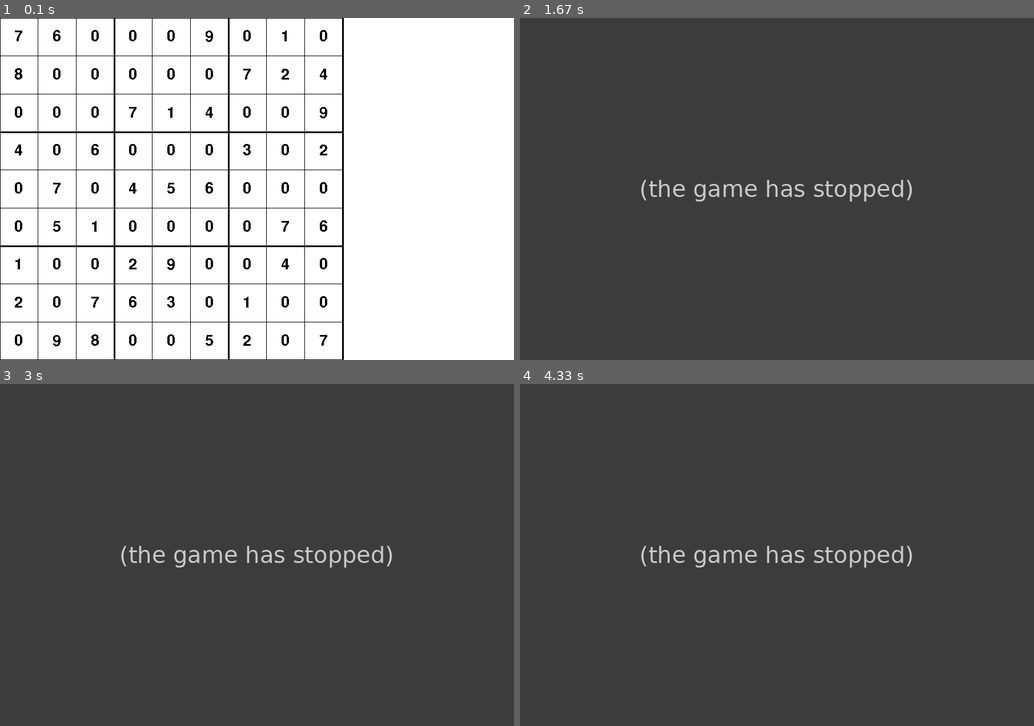
Above: before the commit, frames 1-4 (two rows, left to right).
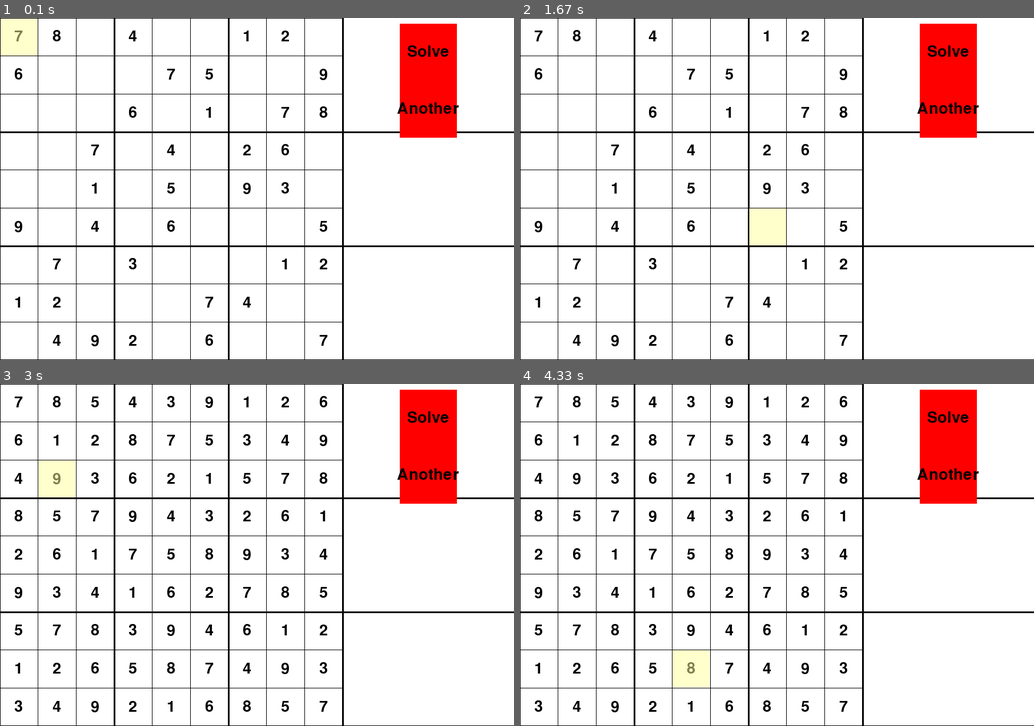
Above: after the commit, the same moments.

Repository: TedGraveson/Suduko
Game: pygame game, started from SudukoGUI.py
Two runs of this game, one before a commit and one after it. Both use one fixed random seed, a clock stepped at 60 frames per second and the inputs below.
Inputs (mouse positions are in pixels of both pictures, inside the frame that each line leads up to):
- Up to frame 1 (0.1 s): no input
- Up to frame 2 (1.67 s): tap 9 at 0.33 s; click (782, 209) at 0.72 s; tap 1 at 1 s; tap Enter at 1.33 s
- Up to frame 3 (3 s): click (133, 486) at 1.72 s; click "Solve" at 2.05 s; click (185, 483) at 2.38 s; click (61, 479) at 2.72 s
- Up to frame 4 (4.33 s): click (607, 589) at 3.05 s; click (627, 490) at 3.38 s; click (653, 616) at 3.72 s; click (699, 654) at 4.05 s

The runs differ from the first frame. In frame 1, 6.9% of the frame differs, in the area x 0-100%, y 0-100%; in frame 2, 100%; in frame 3, 100%; in frame 4, 100%.
Error before the commit: TypeError: 'NoneType' object is not subscriptable (SudukoGUI.py line 70); the game stopped at 0.33 s (later frames are placeholders)

Commit message:
Starting on cleaning up code
Solving functionality,  buttons, making it playable

Diff:
--- /dev/null
+++ b/MyButtonClass.py
@@ -0,0 +1,30 @@
+import pygame
+
+class Button():
+    def __init__(self, pos, width, height, colour, text = ""):
+        self.pos = pos
+        self.xPos = pos[0]
+        self.yPos = pos[1]
+
+        self.width = width
+        self.height = height
+        self.colour = colour
+        self.text = text
+        self.font = pygame.font.SysFont("comicsans", 40)
+
+    def drawButton(self, screen):
+
+        pygame.draw.rect(screen, self.colour, (self.xPos, self.yPos, self.width, self.height), 0)
+
+        if self.text != "":
+            buttonLabel = self.font.render(self.text, True, (0,0,0))
+            xPos = (self.xPos + self.width/2)-(buttonLabel.get_width()/2)
+            yPos = (self.yPos + self.height/2) - (buttonLabel.get_height()/2)
+            screen.blit(buttonLabel, (xPos, yPos))
+            print("Drew label")
+
+    def mouseHover(self, pos):
+        if pos[0] > self.xPos and pos[0] < self.xPos+ self.width:
+            if pos[1] > self.yPos and pos[1] < self.yPos + self.height:
+                return True
+        return False
--- a/SudukoGUI.py
+++ b/SudukoGUI.py
@@ -1,24 +1,52 @@
 import pygame
-import Suduko
-
+import SudukoSolver
+from MyButtonClass import Button
+from copy import deepcopy
+
+#Colours
 white = (255,255,255)
 black = (0, 0, 0)
-
+red = (255, 0, 0)
+
+
+#GUI for Suduko game
 class SudukoGUI():
     def __init__(self, suduko):
+
         pygame.init()
         self.running = True
         self.board = suduko
+
+        #Window dimensions
         self.windowSize = (900, 600)
         self.boardWidth = 600
         self.boardHeight = 600
-        self.squareSize = self.boardWidth/9
+        self.squareSize = 600/9
+
+
         self.font =  pygame.font.SysFont("comicsans", 40)
         self.screen = pygame.display.set_mode(self.windowSize)
-        self.font = pygame.font.Font('freesansbold.ttf', 50)
-        self.selected = None
+
+        #Current square being manipulated
+        self.selected = (0,0)
+
+        #Numbers not yet finalized
+        self.sketches = dict()
+
+        self.errors = 0
+        self.buttons = [
+            Button((700, 10), 100, 100, red, "Solve"),
+            Button((700, 110), 100 ,100, red, "Another")
+        ]
+        self.clock = pygame.time.Clock()
+
+        #Solution to Suduko board
+        self.solution = deepcopy(suduko)
+        SudukoSolver.solve(self.solution)
+
         self.drawBoard()
         self.updateBoard()
+
         self.startGame()
 
 
@@ -26,14 +54,16 @@
         self.screen.fill(white)
         squareSize = self.boardWidth/9
         thicc = 1
+        length = 600
         for x in range(len(self.board)+1):
             #Thicker lines for boxes
             if(x%3 == 0 and x!= 0):
                 thicc = 3
+                length = 900
             else:
                 thicc = 1
-            print("yo")
-            pygame.draw.line(self.screen, black,(0, x*squareSize), (600, x*squareSize),thicc)
+                length = 600
+            pygame.draw.line(self.screen, black,(0, x*squareSize), (length, x*squareSize),thicc)
 
         for x in range(len(self.board[0])+1):
             if(x % 3 == 0 and x!= 0):
@@ -46,34 +76,86 @@
 
         for row in range(len(self.board)):
             for col in range(len(self.board[0])):
-                txt = font.render(str(self.board[row][col]), False, black)
-                # self.screen.blit(txt, ((gap * row),(gap*col) ))
-                #To center numbers, top left will be middle of grid square minus
-                #half of number with
-                xPos = (squareSize*row)+ (squareSize/2 - txt.get_width()/2)
-                yPos = (squareSize *col) + (squareSize/2 - txt.get_height()/2)
-                self.screen.blit(txt, (xPos, yPos))
-
+                if(self.board[row][col] != 0):
+                    # print(str(row) + ", " + str(col))
+                    txt = font.render(str(self.board[row][col]), True, black)
+                    # self.screen.blit(txt, ((gap * row),(gap*col) ))
+                    #To center numbers, top left will be middle of grid square minus
+                    #half of number with
+                    xPos = (squareSize*col)+ (squareSize/2 - txt.get_width()/2)
+                    yPos = (squareSize *row) + (squareSize/2 - txt.get_height()/2)
+                    self.screen.blit(txt, (xPos, yPos))
+
+        for sketchedNum in self.sketches:
+            text = self.font.render(str(self.sketches[sketchedNum]), True, (128,128,128))
+            xPos = (self.squareSize* sketchedNum[1] )+ (self.squareSize/2 - text.get_width()/2)
+            yPos = (self.squareSize *sketchedNum[0]) + (self.squareSize/2 - text.get_height()/2)
+            self.screen.blit(text, (xPos, yPos))
+
+
+        self.drawSelected()
+        self.drawButtons()
 
     def selectSquare(self, pos):
         if(self.selected != pos):
-            self.drawBoard()
             self.selected = pos
-            highlight = pygame.Surface((self.boardWidth/9 -1, self.boardHeight/9-1))
-            highlight.set_alpha(128)
-            highlight.fill((255,255,153))
-            xPos = (self.selected[0] * self.squareSize)+1
-            yPos = (self.selected[1] * self.squareSize)+1
-            self.screen.blit(highlight, (xPos, yPos))
-
-    def setSelected(self, num):
-        self.board[self.selected[0]][self.selected[1]] = num
+
+
+    def drawSelected(self):
+        highlight = pygame.Surface((self.boardWidth/9 -1, self.boardHeight/9-1))
+        highlight.set_alpha(128)
+        highlight.fill((255,255,153))
+        xPos = (self.selected[1] * self.squareSize)+1
+        yPos = (self.selected[0] * self.squareSize)+1
+        self.screen.blit(highlight, (xPos, yPos))
+
+    def drawButtons(self):
+        for btn in self.buttons:
+            btn.drawButton(self.screen)
+
+    def drawClock(self):
+        pass
+
+
+    def changeNum(self, num):
+        print("Changing array: " + str(self.selected) + " to " + str(num))
+        attempt = self.sketches.pop(self.selected)
+        #If number matches solution
+        if(attempt == self.solution[self.selected[0]][self.selected[1]]):
+            self.board[self.selected[0]][self.selected[1]] = attempt
+        else:
+            self.errors +=1
+            print("wrong")
+
+
+
+        print(self.board)
 
     def updateBoard(self):
         pygame.display.update()
         self.drawBoard()
-
-
+        self.selectSquare(self.selected)
+
+    def sketchNum(self, num):
+        row = self.selected[0]
+        col = self.selected[1]
+        print("Sketch " + str(row) + str(col))
+        if(self.board[row][col] == 0):
+            text = self.font.render(str(num), False, (128,128,128))
+            xPos = (self.squareSize*col)+ (self.squareSize/2 - text.get_width()/2)
+            yPos = (self.squareSize *row) + (self.squareSize/2 - text.get_height()/2)
+            self.screen.blit(text, (xPos, yPos))
+            self.sketches.update({(row, col) : num})
+
+
+
+    def testLoop(self):
+        self.updateBoard()
+        self.updateBoard()
+        while self.running:
+            for event in pygame.event.get():
+                if event.type == pygame.QUIT:
+                    self.running = False
     def startGame(self):
         while self.running :
             num = None
@@ -81,7 +163,10 @@
                 if event.type == pygame.QUIT:
                     self.running = False
                 elif event.type == pygame.KEYDOWN:
-                    if event.key == pygame.K_1:
+                    if event.key == pygame.K_RETURN:
+                        if self.sketches[self.selected]!= None:
+                            self.changeNum(self.sketches[self.selected])
+                    elif event.key == pygame.K_1:
                         num = 1
                     elif event.key == pygame.K_2:
                         num = 2
@@ -100,16 +185,21 @@
                     elif event.key == pygame.K_9:
                         num = 9
                     if num != None:
-                        self.setSelected(num)
-                        self.updateBoard()
+                        self.sketchNum(num)
+
                 elif event.type == pygame.MOUSEBUTTONDOWN:
                     pos = pygame.mouse.get_pos()
                     if pos[0] <= 600:
-                        col = int(pos[1] // (self.boardWidth/9))
-                        row = int(pos[0] // (self.boardHeight/9))
+                        row = int(pos[1] // (self.boardHeight/9))
+                        col = int(pos[0] // (self.boardWidth/9))
+                        print(str(row) + str(col))
                         self.selectSquare((row,col))
-                        self.updateBoard()
-
+                    else:
+                        for btn in self.buttons:
+                            if btn.mouseHover(pos):
+                                self.board = self.solution
+
+            self.updateBoard()
 
 
 arr = [
@@ -123,8 +213,9 @@
     [1,2,0,0,0,7,4,0,0],
     [0,4,9,2,0,6,0,0,7]
 ]
+
+
 gameTest = SudukoGUI(arr)
-
 
 #def drawSquare(self, gridSquare):
     #     #Number to be drawn
--- /dev/null
+++ b/SudukoSolver.py
@@ -0,0 +1,75 @@
+#prints the state of the board
+def printBoard(board):
+
+    for row in range(len(board)):
+
+        if row % 3 == 0 and row != 0:
+            print('- - - - - - - - - - -')
+
+        for col in range(len(board[0])):
+
+            if col % 3 == 0 and col != 0:
+                print('|', end=' ')
+
+            if col == 8:
+                print (board[row][col])
+
+            else:
+                print(board[row][col], end=' ')
+
+#find the next empty space on the board
+def emptySpace(board):
+    for row in range(len(board)):
+        for col in range(len(board[0])):
+            if board[row][col] == 0:
+                return(row,col) #returns tuple
+
+    return None
+
+
+
+#checks if a move is valid
+def checkMove(pos, num, board):
+
+    #row
+    for col in range(len(board[0])):
+        if board[pos[0]][col] == num:
+            return False
+    #col
+    for y in range(len(board)):
+        if board[y][pos[1]] == num:
+            return False
+
+    #counts from top left index of box that number is being placed in
+    boxRow = (pos[0] // 3)*3
+    boxCol = (pos[1] // 3)*3
+
+    #box
+    for row in range(boxRow, boxRow+3):
+        for col in range(boxCol, boxCol+3):
+            if board[row][col] == num:
+                return False
+
+    return True
+
+def solve(board):
+
+    solveSpace = emptySpace(board)
+
+    #base case
+    if solveSpace == None:
+        return True
+    else:
+        row = solveSpace[0]
+        col = solveSpace[1]
+
+        for num in range(1,10):
+            #if number is valid, recursively fill board
+            if checkMove(solveSpace, num, board) == True:
+                board[row][col] = num
+                solve(board)
+                #if board solved, leave it as it
+                if solve(board) == True:
+                    return True
+            #if no solutions possible down this branch, revert back to root
+            board[row][col]=0
